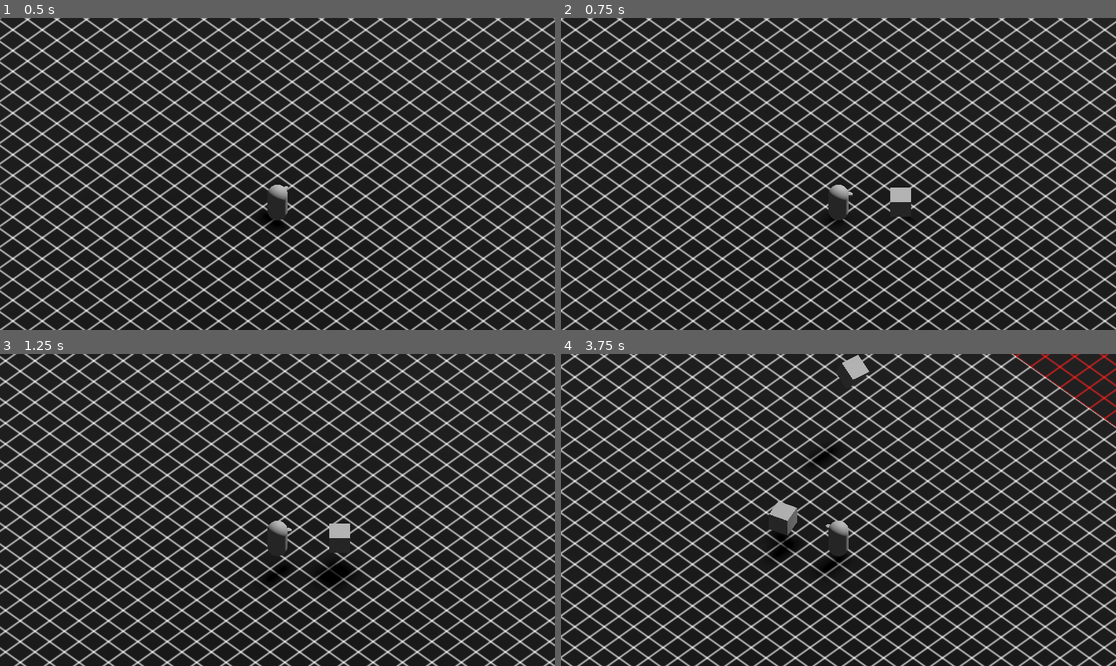
Above: before the commit, frames 1-4 (two rows, left to right).
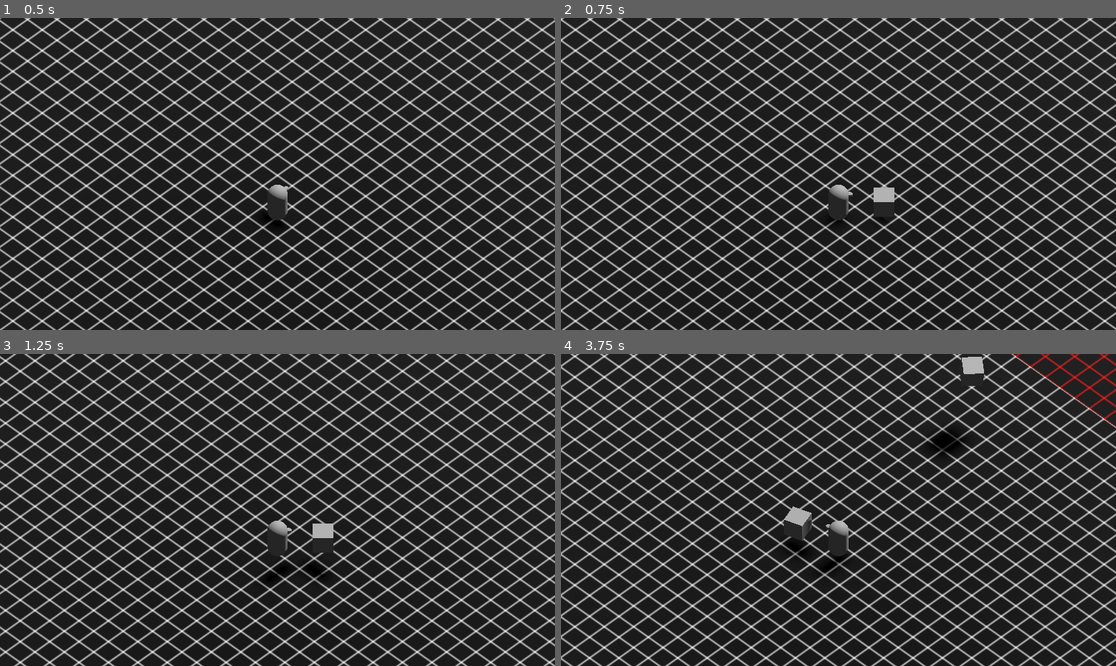
Above: after the commit, the same moments.

Repository: Sprotex/ludum-dare-53
Game: Godot game, scene res://blocks/main_level.tscn
Same seed, same stepped clock (60 frames per second), same inputs: the game is played once before the commit and once after it.
Inputs:
- Up to frame 1 (0.5 s): no input
- Up to frame 2 (0.75 s): tap Enter at 0.5 s; hold D (move_right) from 0.53 s (still down); tap E (box_action) at 0.6 s
- Up to frame 3 (1.25 s): keep holding D (move_right); tap Space (jump) at 0.77 s
- Up to frame 4 (3.75 s): release D (move_right) at 1.28 s; hold S (move_down) 1.28-2.03 s; tap E (box_action) every 0.75 s from 1.35 to 3.6 s; tap Space (jump) at 1.52, 3.02 s; hold D (move_right) 2.03-2.78 s; hold W (move_up) 2.78-3.53 s; hold A (move_left) from 3.53 s (still down)

Frame 1 is identical in both runs. In frame 2, 0.3% of the frame differs, in the area x 51-64%, y 54-66%; in frame 3, 0.5%; in frame 4, 1.4%, in the area x 36-77%, y 0-67%.

Commit message:
fix throwing direction

Diff:
--- a/blocks/player/BoxThrower.gd
+++ b/blocks/player/BoxThrower.gd
@@ -13,7 +13,7 @@
 	box.get_parent().remove_child(box)
 	LevelReference.level.boxes.add_child(box)
 	box.global_position = box_global_position
-	box.linear_velocity += box_weilder.transform.basis.z * throw_power
+	box.linear_velocity += -box_weilder.global_transform.basis.z * throw_power
 	box.angular_velocity += Random.vector(randomizer) * throw_spin_power
 
 func _process(delta: float) -> void:
--- a/blocks/player/player.tscn
+++ b/blocks/player/player.tscn
@@ -46,7 +46,7 @@
 [node name="BoxLogic" type="Node3D" parent="."]
 
 [node name="BoxWeilder" type="Node3D" parent="BoxLogic"]
-transform = Transform3D(1, 0, 0, 0, 1, 0, 0, 0, 1, 0, 0, -1.5)
+transform = Transform3D(1, 0, 0, 0, 1, 0, 0, 0, 1, 0, 0, -1.1)
 script = ExtResource("2_nvbw7")
 
 [node name="BoxSceneHolder" type="Node" parent="BoxLogic"]
